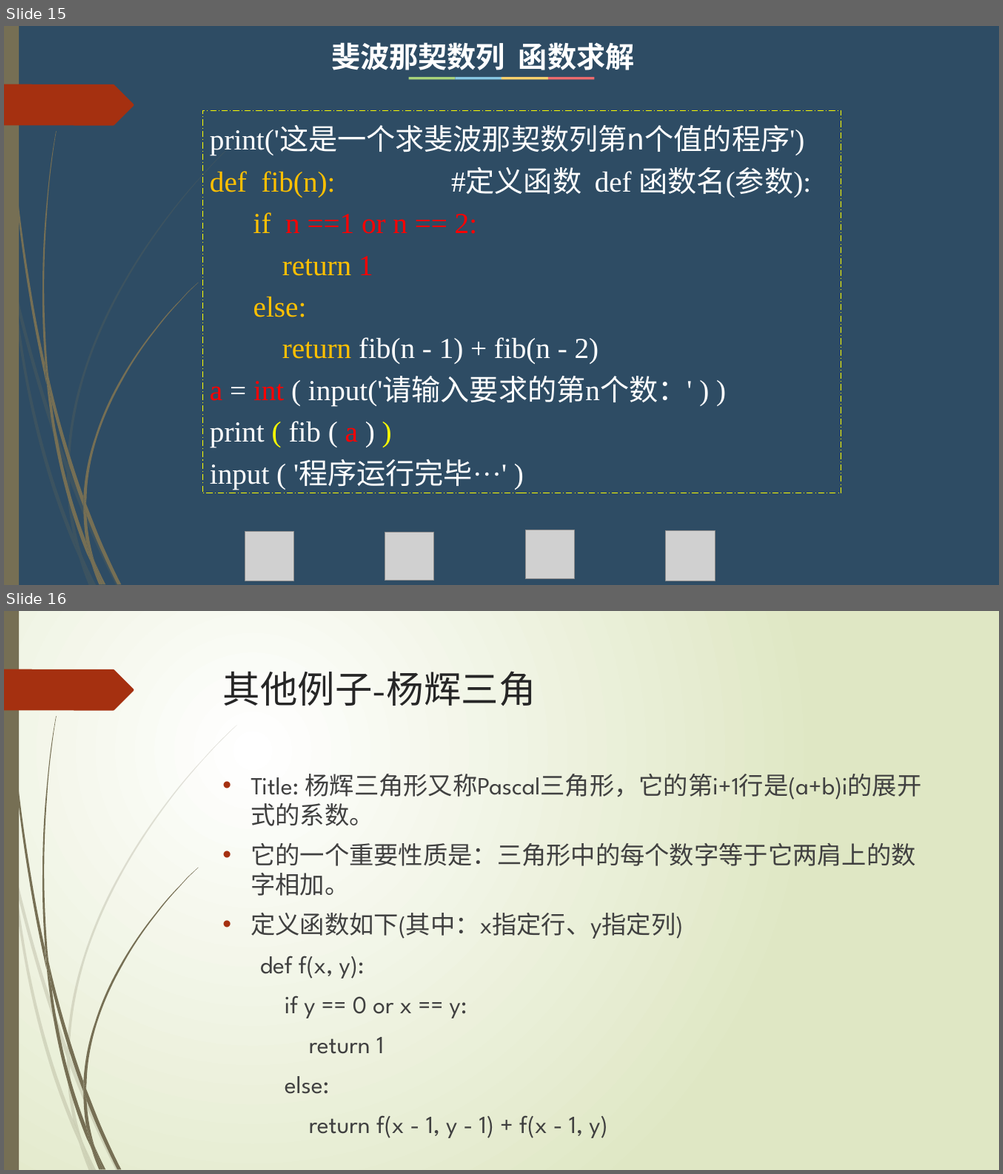
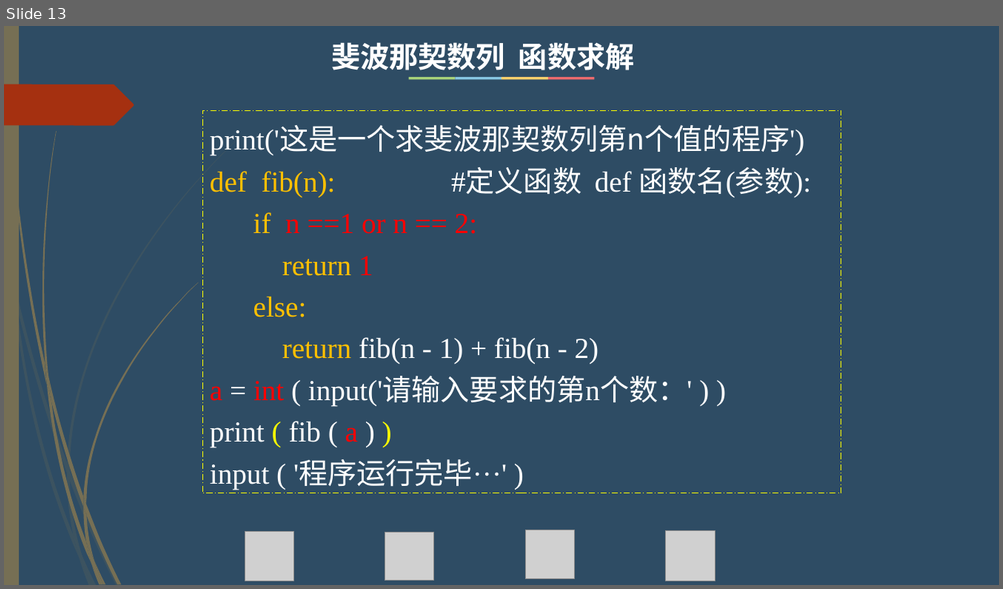
Before and after one commit to hongm32/2020design, a slide deck: 【第10课】递归算法/【第10课】递归算法.pptx. Shown one above the other, each under a label of ours: slides 15 and 16 before the commit, slide 13 after it. The pictures are 1003x1174 and 1003x589 pixels, drawn with LibreOffice and Linux fonts; fonts in the diff are those of the drawing; grey boxes stand for pictures. Boxes give left, top, right and bottom in pixels: in the first picture for what was removed or moved away, otherwise in the second. Text is boxed around its words. In the diff, an @@ line names an element or a change of style, - is before the commit and + after.

```diff
--- a/【第10课】递归算法/【第10课】递归算法.pptx
+++ b/【第10课】递归算法/【第10课】递归算法.pptx
@@ slide 16 removed at <box>4,611,999,1170</box>, background gradient #FFFFFF to #DFE8C4; not listed: 24 template elements that a slide beside it also shows @@
@@ title removed at <box>223,671,536,706</box> @@
-其他例子-杨辉三角
@@ text removed at <box>250,769,921,1139</box> @@
-• Title: 杨辉三角形又称Pascal三角形，它的第i+1行是(a+b)i的展开式的系数。
-• 它的一个重要性质是：三角形中的每个数字等于它两肩上的数字相加。
-• 定义函数如下(其中：x指定行、y指定列)
-  def f(x, y):
-  if y == 0 or x == y:
-  return 1
-  else:
-  return f(x - 1, y - 1) + f(x - 1, y)
@@ what was slide 15 is now slide 13 @@
```
Also in this commit, not shown: 8 slides changed, 2 other slides removed, 7 other files.
